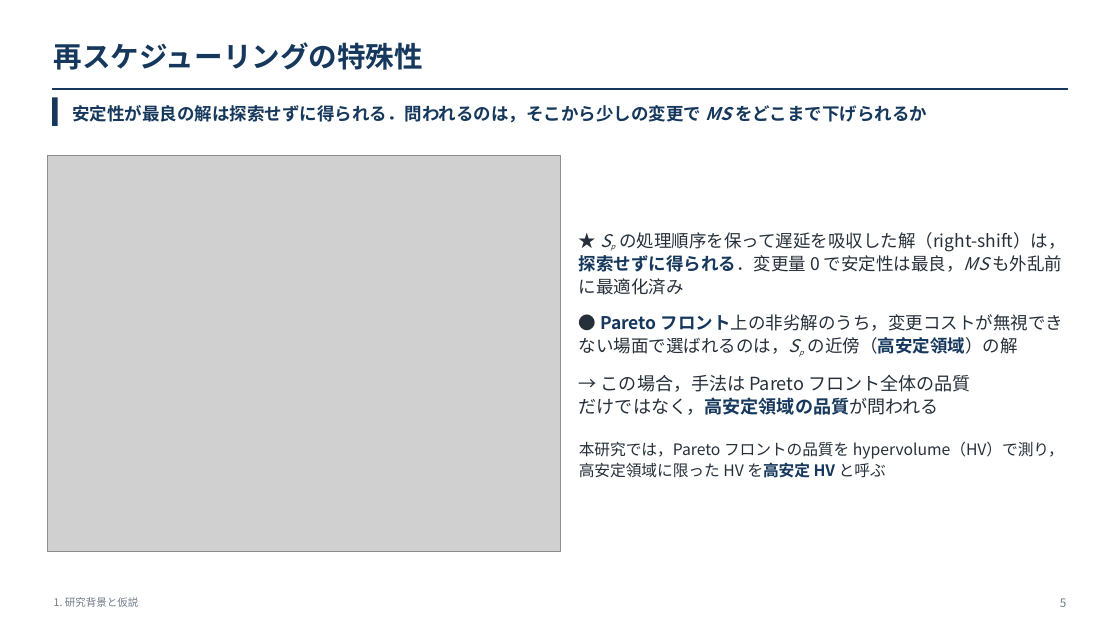
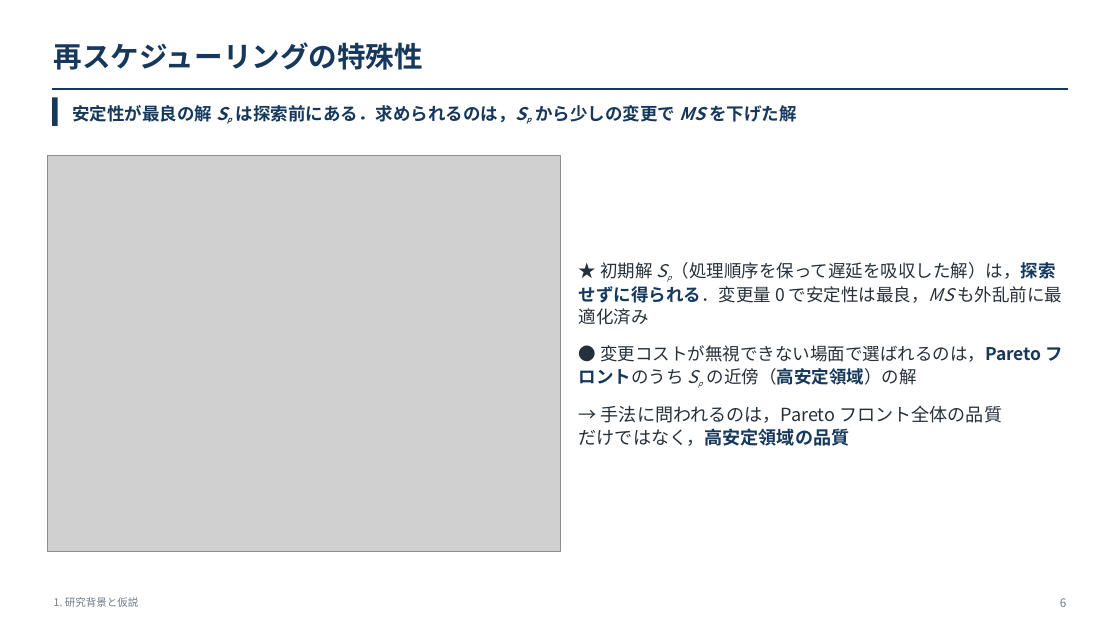
Before and after one commit to kitotakumi/stability_scheduling, a slide deck: slide 6 of doc/presentation_materials/JIMA2026fall_発表.pptx (slide 5 before the commit). Drawn at 1120x630 pixels with LibreOffice and Linux fonts; fonts in the diff are those of the drawing; grey boxes stand for pictures. Boxes give left, top, right and bottom in pixels: in the first picture for what was removed or moved away, otherwise in the second. Text is boxed around its words. In the diff, an @@ line names an element or a change of style, - is before the commit and + after.

```diff
--- a/doc/presentation_materials/JIMA2026fall_発表.pptx
+++ b/doc/presentation_materials/JIMA2026fall_発表.pptx
@@ text at bbox=[72, 105, 796, 123]: text changed @@
-安定性が最良の解は探索せずに得られる．問われるのは，そこから少しの変更で MS をどこまで下げられるか
+安定性が最良の解 Sp は探索前にある．求められるのは，Sp から少しの変更で MS を下げた解
@@ text at bbox=[579, 262, 1063, 446]: text changed @@
-★ Sp の処理順序を保って遅延を吸収した解（right-shift）は，探索せずに得られる．変更量 0 で安定性は最良，MS も外乱前に最適化済み
-● Pareto フロント上の非劣解のうち，変更コストが無視できない場面で選ばれるのは，Sp の近傍（高安定領域）の解
-→ この場合，手法は Pareto フロント全体の品質
-だけではなく，高安定領域の品質が問われる
-本研究では，Pareto フロントの品質を hypervolume（HV）で測り，高安定領域に限った HV を高安定 HV と呼ぶ
+★ 初期解 Sp（処理順序を保って遅延を吸収した解）は，探索せずに得られる．変更量 0 で安定性は最良，MS も外乱前に最適化済み
+● 変更コストが無視できない場面で選ばれるのは，Pareto フロントのうち Sp の近傍（高安定領域）の解
+→ 手法に問われるのは，Pareto フロント全体の品質
+だけではなく，高安定領域の品質
```
Also in this commit, not shown: 3 other slides changed, 2 other files.
